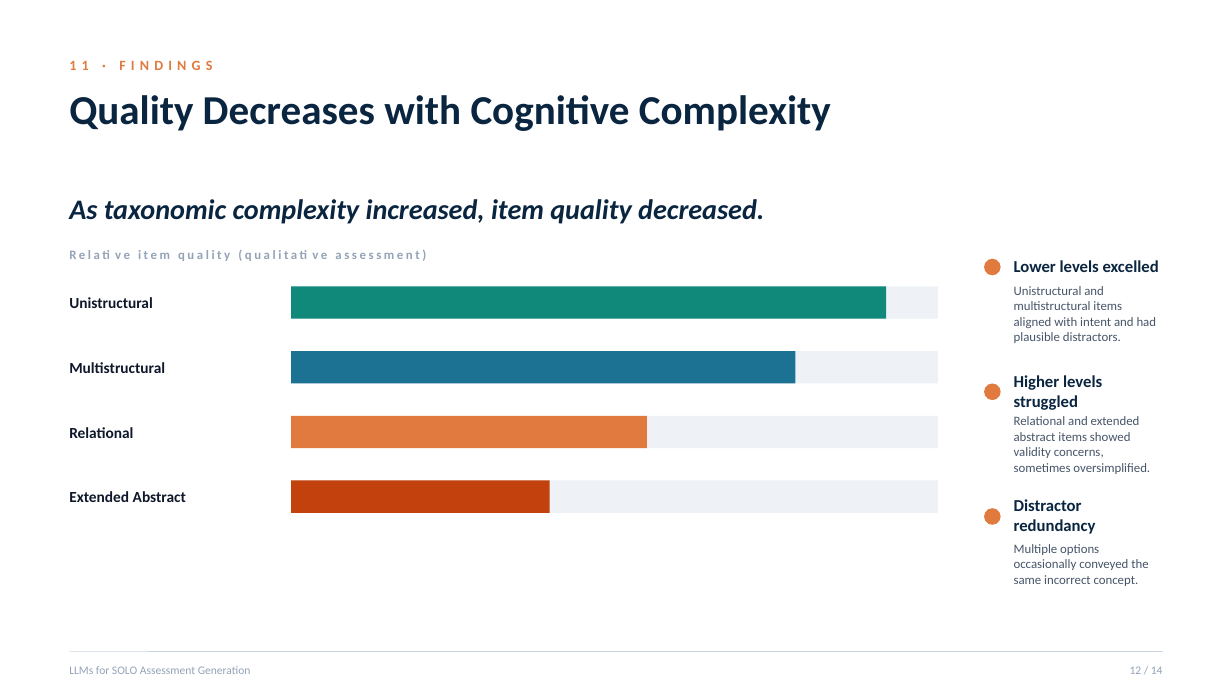
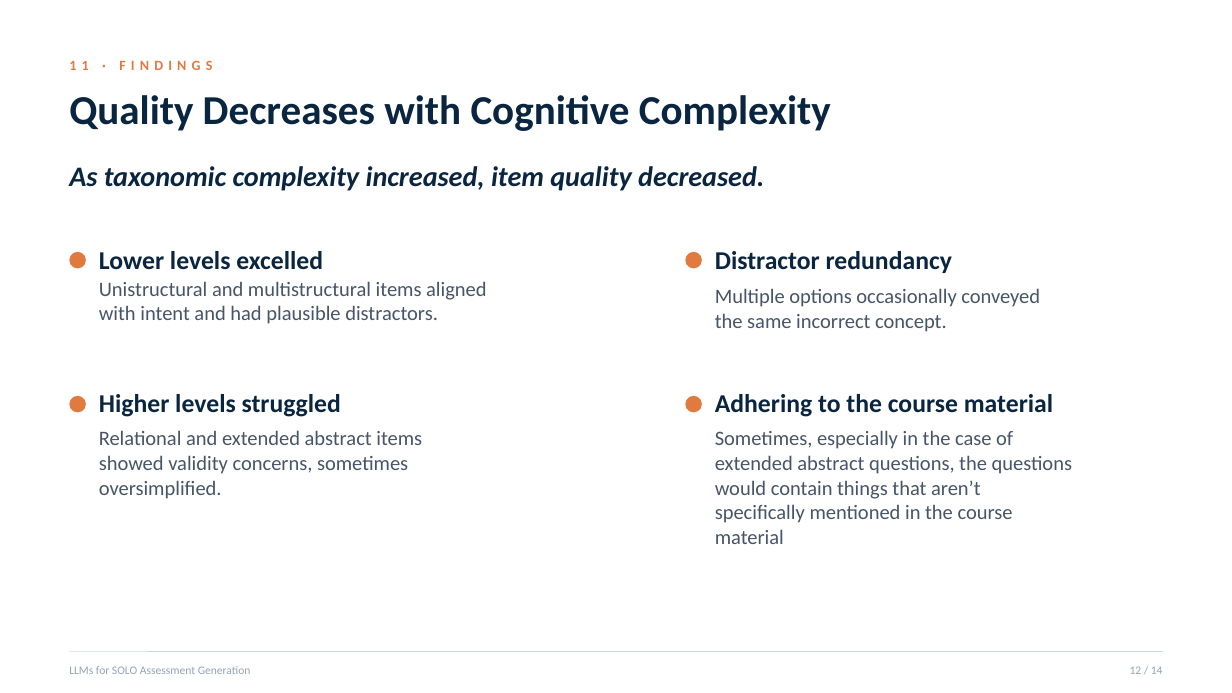
Before and after one commit to urospetraskovic/ObrazovniSoftProjekat, a slide deck: slide 12 of Project/Paper/SOLO_LLM_Assessment_Presentation.pptx. Drawn at 1232x693 pixels with LibreOffice and Linux fonts; fonts in the diff are those of the drawing. Boxes give left, top, right and bottom in pixels: in the first picture for what was removed or moved away, otherwise in the second. Text is boxed around its words. In the diff, an @@ line names an element or a change of style, - is before the commit and + after.

```diff
--- a/Project/Paper/SOLO_LLM_Assessment_Presentation.pptx
+++ b/Project/Paper/SOLO_LLM_Assessment_Presentation.pptx
@@ text "As taxonomic complexity increased, item ..." moved from (x1=69, y1=199, x2=764, y2=224) to (x1=69, y1=166, x2=764, y2=191) @@
@@ text removed at (x1=491, y1=199, x2=631, y2=224) @@
-Relative item quality (qualitative assessment)
@@ ellipse added at (x1=69, y1=252, x2=86, y2=269), fill #E07A3E @@
@@ text "Lower levels excelled" moved from (x1=1014, y1=260, x2=1159, y2=272) to (x1=99, y1=251, x2=323, y2=270) @@
@@ ellipse moved from (x1=984, y1=259, x2=1001, y2=275) to (x1=686, y1=252, x2=702, y2=269) @@
@@ size 13 to 20 pt in 3 elements at (x1=99, y1=251, x2=323, y2=270), (x1=99, y1=394, x2=341, y2=417), (x1=715, y1=251, x2=952, y2=273) @@
@@ text "Distractor redundancy" moved from (x1=1014, y1=499, x2=1096, y2=534) to (x1=715, y1=251, x2=952, y2=273) @@
@@ text removed at (x1=69, y1=297, x2=153, y2=308) @@
-Unistructural
@@ text "Unistructural and multistructural items aligned ..." moved from (x1=1014, y1=286, x2=1157, y2=343) to (x1=99, y1=281, x2=487, y2=324) @@
@@ rectangle removed at (x1=291, y1=287, x2=938, y2=319) @@
@@ rectangle removed at (x1=291, y1=287, x2=886, y2=319) @@
@@ size 10 to 16 pt in 3 elements at (x1=99, y1=281, x2=487, y2=324), (x1=99, y1=430, x2=422, y2=499), (x1=715, y1=288, x2=1040, y2=332) @@
@@ text "Multiple options occasionally conveyed the ..." moved from (x1=1014, y1=544, x2=1148, y2=586) to (x1=715, y1=288, x2=1040, y2=332) @@
@@ rectangle removed at (x1=291, y1=351, x2=938, y2=384) @@
@@ rectangle removed at (x1=291, y1=351, x2=796, y2=384) @@
@@ text removed at (x1=69, y1=362, x2=165, y2=373) @@
-Multistructural
@@ text "Higher levels struggled" moved from (x1=1014, y1=375, x2=1102, y2=410) to (x1=99, y1=394, x2=341, y2=417) @@
@@ ellipse moved from (x1=984, y1=508, x2=1001, y2=525) to (x1=69, y1=396, x2=86, y2=412) @@
@@ rectangle removed at (x1=291, y1=416, x2=938, y2=448) @@
@@ rectangle removed at (x1=291, y1=416, x2=647, y2=448) @@
@@ ellipse moved from (x1=984, y1=384, x2=1001, y2=400) to (x1=686, y1=396, x2=702, y2=412) @@
@@ text added at (x1=715, y1=394, x2=1053, y2=417), 20 pt, text #0A2540, bold @@
+Adhering to the course material
@@ text removed at (x1=69, y1=427, x2=133, y2=438) @@
-Relational
@@ text "Relational and extended abstract items ..." moved from (x1=1014, y1=416, x2=1150, y2=474) to (x1=99, y1=430, x2=422, y2=499) @@
@@ text added at (x1=715, y1=430, x2=1072, y2=544), 16 pt, text #475569 @@
+Sometimes, especially in the case of extended abstract questions, the questions would contain things that aren’t specifically mentioned in the course material
@@ text removed at (x1=69, y1=491, x2=186, y2=502) @@
-Extended Abstract
@@ rectangle removed at (x1=291, y1=481, x2=938, y2=513) @@
@@ rectangle removed at (x1=291, y1=481, x2=550, y2=513) @@
```
Also in this commit, not shown: 10 other slides changed, 1 slide added, 1 slide removed, 1 other file.
